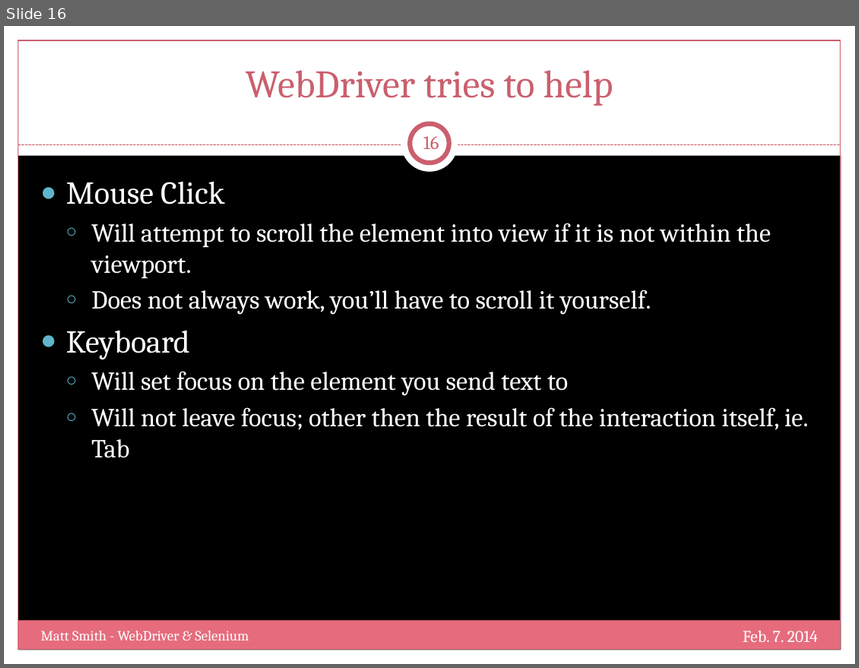
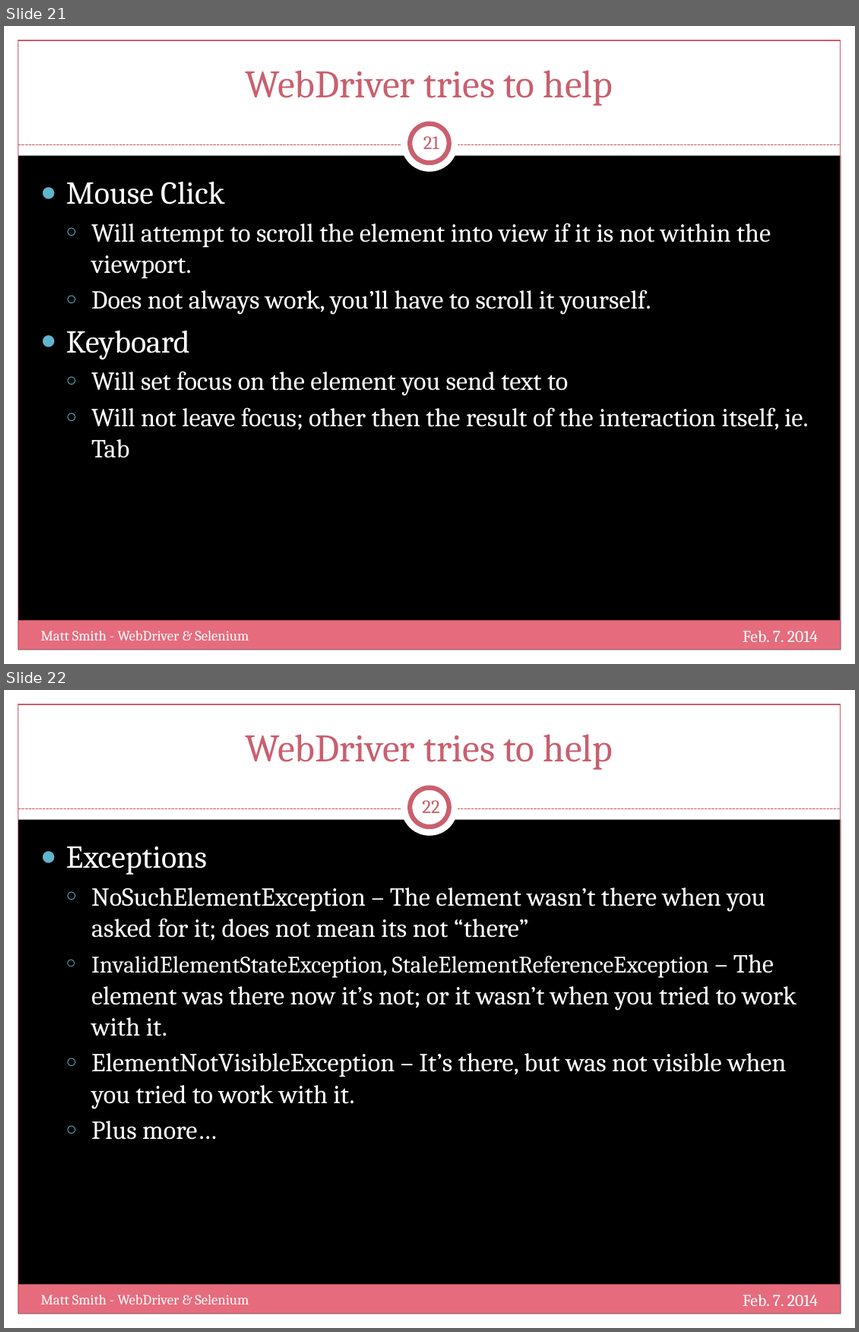
Before and after one commit to mtscout6/my-presentations, a slide deck: WebDriver/Slides.pptx. Shown one above the other, each under a label of ours: slide 16 before the commit, slides 21 and 22 after it. The pictures are 859x668 and 859x1332 pixels, drawn with LibreOffice and Linux fonts; fonts in the diff are those of the drawing; background and template pictures are left out. Boxes give left, top, right and bottom in pixels: in the first picture for what was removed or moved away, otherwise in the second. Text is boxed around its words. In the diff, an @@ line names an element or a change of style, - is before the commit and + after.

```diff
--- a/WebDriver/Slides.pptx
+++ b/WebDriver/Slides.pptx
@@ slide 22 added at <box>4,690,855,1328</box>, background picture (left out); not listed: 9 template elements that a slide beside it also shows @@
@@ title added at <box>246,734,614,770</box>, 33 pt, text #CB5F6E @@
+WebDriver tries to help
@@ page number added at <box>422,800,439,813</box>, 16 pt, text #CB5F6E @@
+22
@@ text added at <box>66,847,797,1140</box>, 22 pt, text #FFFFFF @@
+● Exceptions
+  ○ NoSuchElementException – The element wasn’t there when you asked for it; does not mean its not “there”
+  ○ InvalidElementStateException, StaleElementReferenceException – The element was there now it’s not; or it wasn’t when you tried to work with it.
+  ○ ElementNotVisibleException – It’s there, but was not visible when you tried to work with it.
+  ○ Plus more…
@@ text added at <box>40,1295,249,1305</box>, 12 pt, text #FFFFFF @@
+Matt Smith - WebDriver & Selenium
@@ text added at <box>743,1295,818,1306</box>, 14 pt, text #FFFFFF @@
+Feb. 7. 2014
@@ what was slide 16 is now slide 21 @@
@@ page number at <box>424,136,439,149</box>: text changed @@
-16
+21
```
Also in this commit, not shown: 6 slides changed, 8 other slides added, 3 other files.
